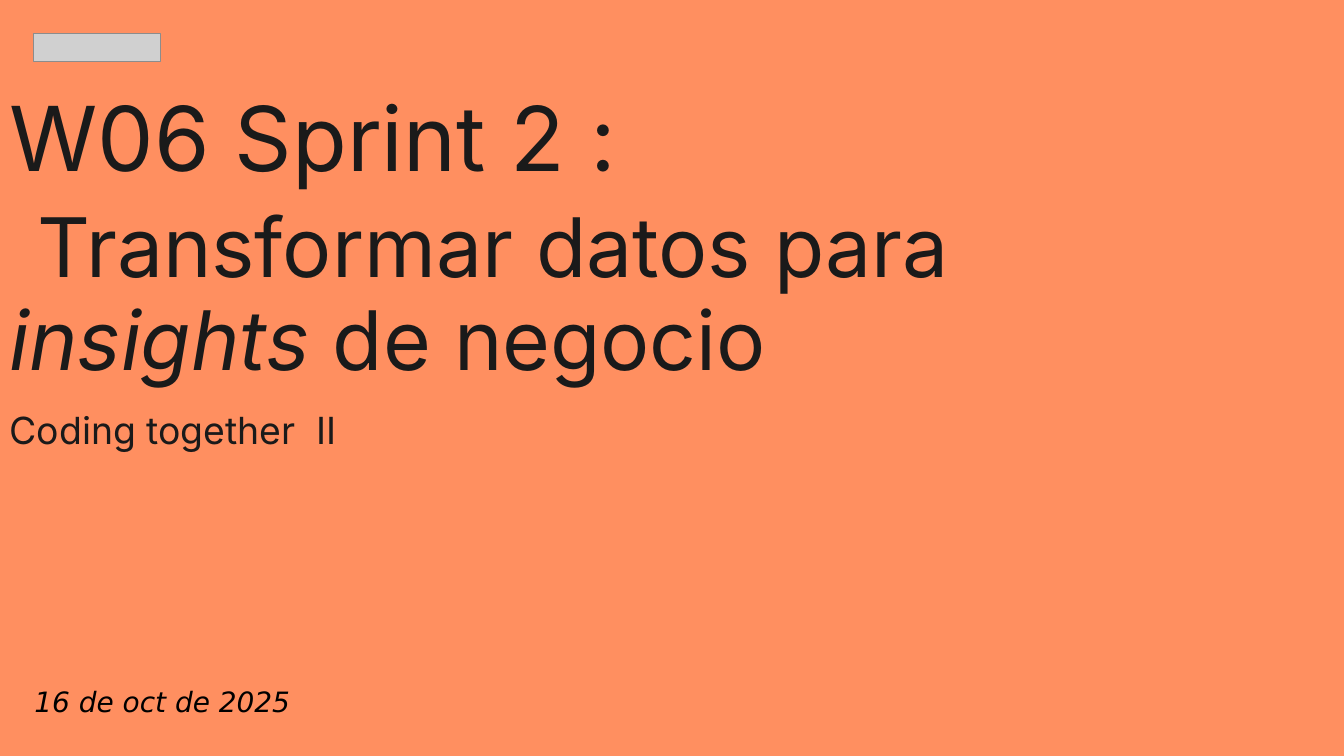
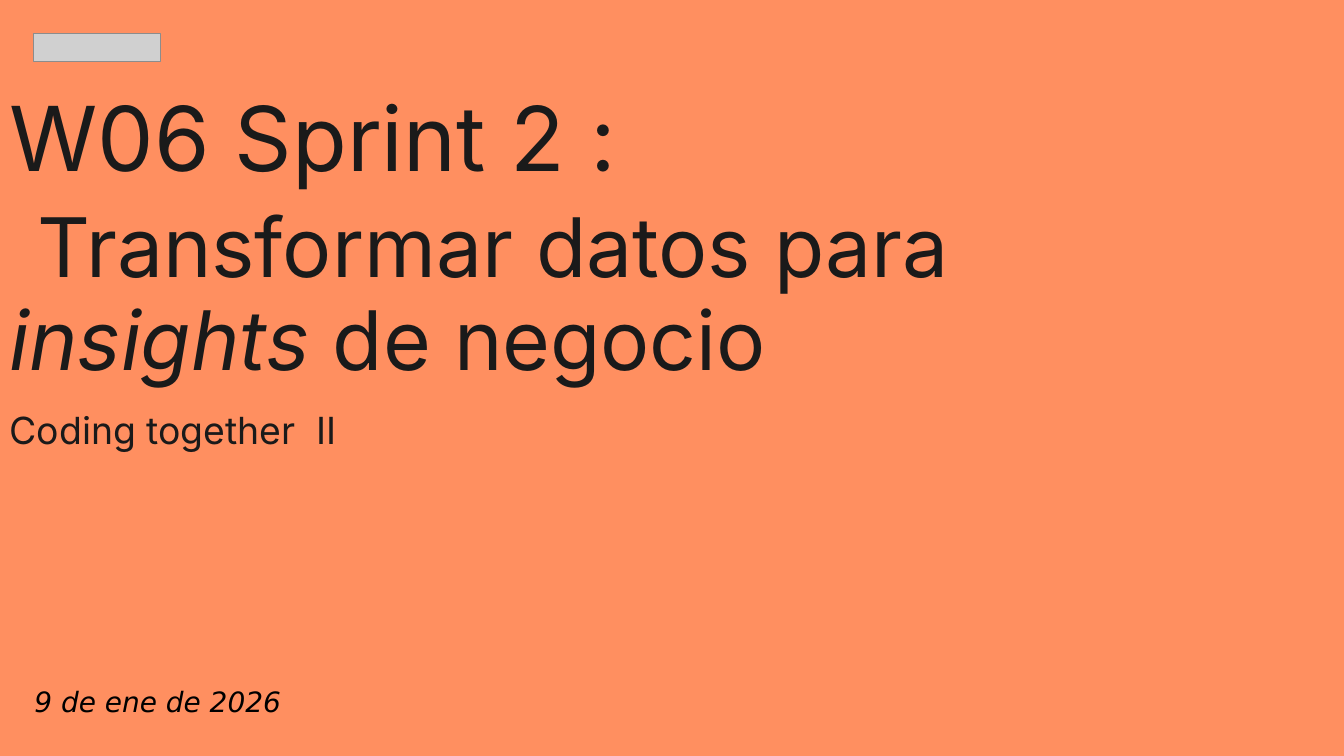
Before and after one commit to zyntonyson/bootcamp_ds_da, a slide deck: slide 1 of 02-da-v8-insights-negocio/06-da-s2-inisights-negocio.pptx. Drawn at 1344x756 pixels with LibreOffice and Linux fonts; fonts in the diff are those of the drawing; grey boxes stand for pictures. Boxes give left, top, right and bottom in pixels: in the first picture for what was removed or moved away, otherwise in the second. Text is boxed around its words. In the diff, an @@ line names an element or a change of style, - is before the commit and + after.

```diff
--- a/02-da-v8-insights-negocio/06-da-s2-inisights-negocio.pptx
+++ b/02-da-v8-insights-negocio/06-da-s2-inisights-negocio.pptx
@@ text at [34, 690, 281, 713]: text changed @@
-16 de oct de 2025
+9 de ene de 2026
```
Also in this commit, not shown: 1 other slide changed, 2 other files.
